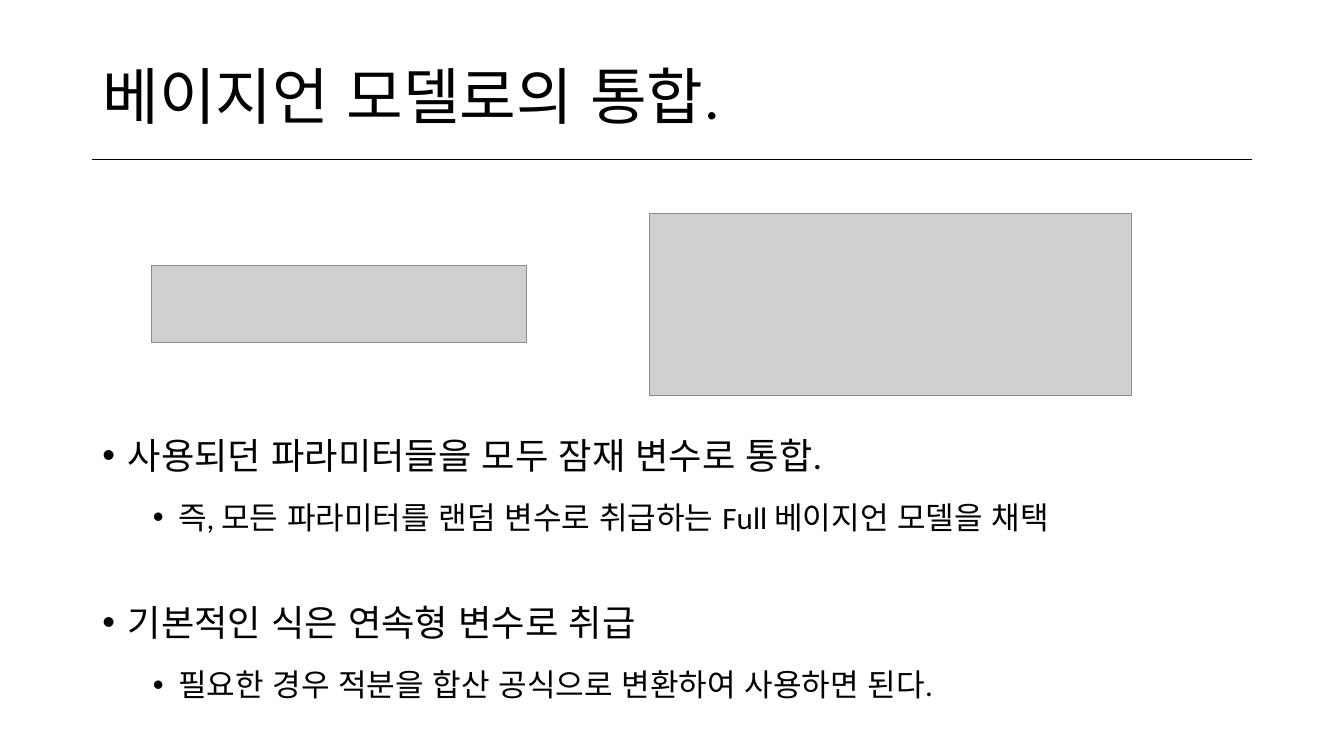
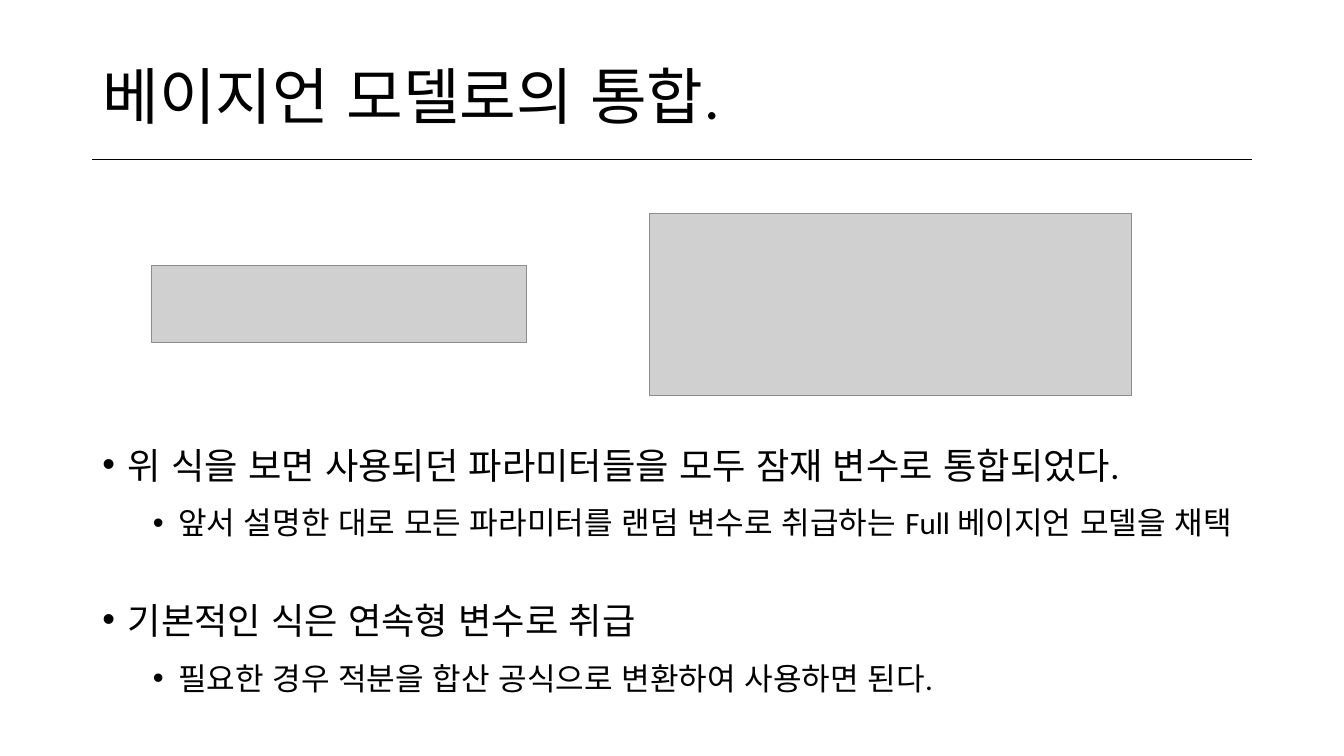
Before and after one commit to norman3/vi, a slide deck: slide 52 of vi.pptx (slide 50 before the commit). Drawn at 1344x756 pixels with LibreOffice and Linux fonts; fonts in the diff are those of the drawing; grey boxes stand for pictures. Boxes give left, top, right and bottom in pixels: in the first picture for what was removed or moved away, otherwise in the second. Text is boxed around its words. In the diff, an @@ line names an element or a change of style, - is before the commit and + after.

```diff
--- a/vi.pptx
+++ b/vi.pptx
@@ text "위 식을 보면 사용되던 파라미터들을 ...": place and size @@
-text "위 식을 보면 사용되던 파라미터들을 ..." at (128, 438, 1049, 699)
+text "위 식을 보면 사용되던 파라미터들을 ..." at (128, 448, 1232, 693)
@@ text at (128, 448, 1232, 537): text changed @@
-• 사용되던 파라미터들을 모두 잠재 변수로 통합.
-  • 즉, 모든 파라미터를 랜덤 변수로 취급하는 Full 베이지언 모델을 채택
+• 위 식을 보면 사용되던 파라미터들을 모두 잠재 변수로 통합되었다.
+  • 앞서 설명한 대로 모든 파라미터를 랜덤 변수로 취급하는 Full 베이지언 모델을 채택
@@ text at (128, 603, 934, 693): line spacing 0.8 to 0.7; line spacing 1.4 to 1.3 @@
```
Also in this commit, not shown: 2 other slides changed, 3 slides added, 1 other file.
